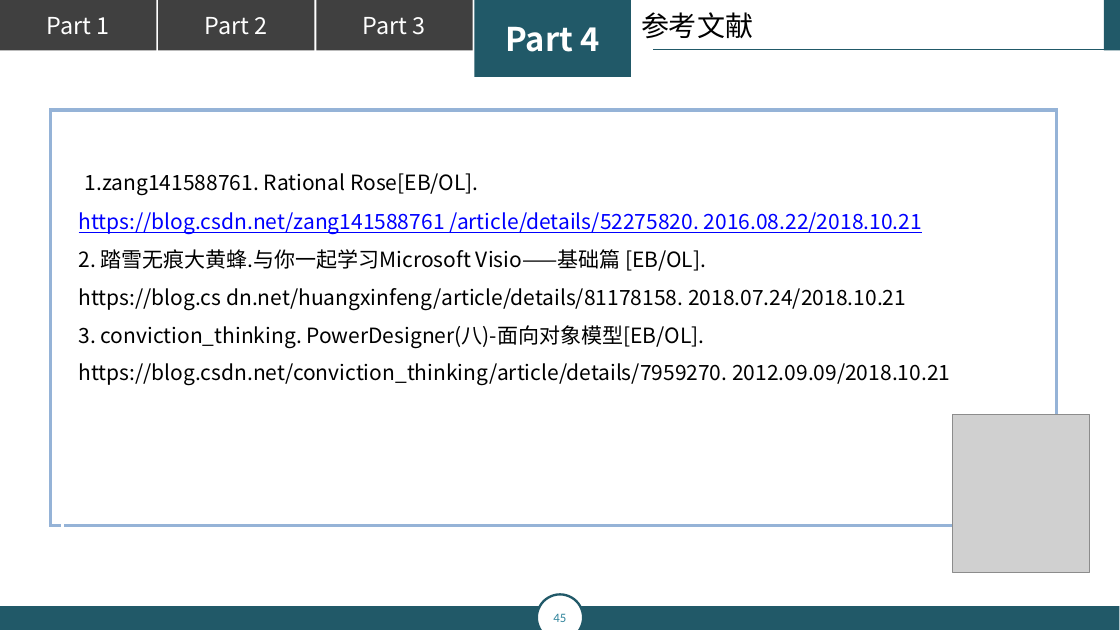
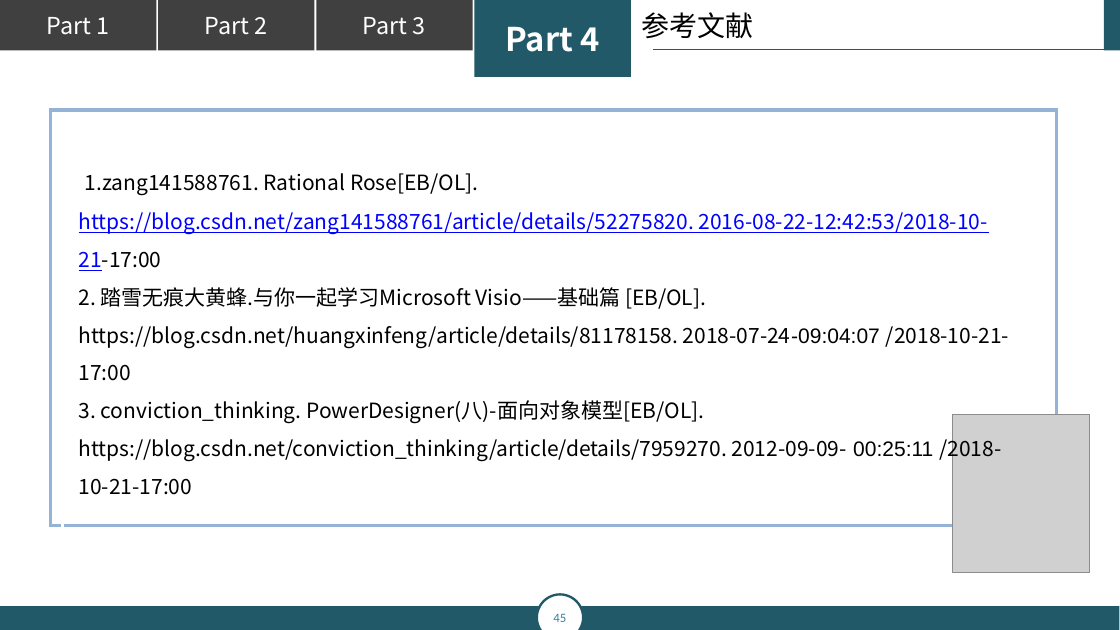
Before and after one commit to popopoi/PRD2018-G07, a slide deck: slide 45 of 翻转课堂PPT/PRD2018-G07-第五周翻转课堂PPT.pptx. Drawn at 1120x630 pixels with LibreOffice and Linux fonts; fonts in the diff are those of the drawing; grey boxes stand for pictures. Boxes give left, top, right and bottom in pixels: in the first picture for what was removed or moved away, otherwise in the second. Text is boxed around its words. In the diff, an @@ line names an element or a change of style, - is before the commit and + after.

```diff
--- a/翻转课堂PPT/PRD2018-G07-第五周翻转课堂PPT.pptx
+++ b/翻转课堂PPT/PRD2018-G07-第五周翻转课堂PPT.pptx
@@ text at (79, 212, 988, 271): text changed @@
-https://blog.csdn.net/zang141588761 /article/details/52275820. 2016.08.22/2018.10.21
+https://blog.csdn.net/zang141588761/article/details/52275820. 2016-08-22-12:42:53/2018-10-21-17:00
@@ text at (79, 326, 1009, 381): text changed @@
-https://blog.cs dn.net/huangxinfeng/article/details/81178158. 2018.07.24/2018.10.21
+https://blog.csdn.net/huangxinfeng/article/details/81178158. 2018-07-24-09:04:07 /2018-10-21-17:00
@@ text at (79, 435, 1001, 495): text changed @@
-https://blog.csdn.net/conviction_thinking/article/details/7959270. 2012.09.09/2018.10.21
+https://blog.csdn.net/conviction_thinking/article/details/7959270. 2012-09-09- 00:25:11 /2018-10-21-17:00
```
Also in this commit, not shown: 4 other files.
